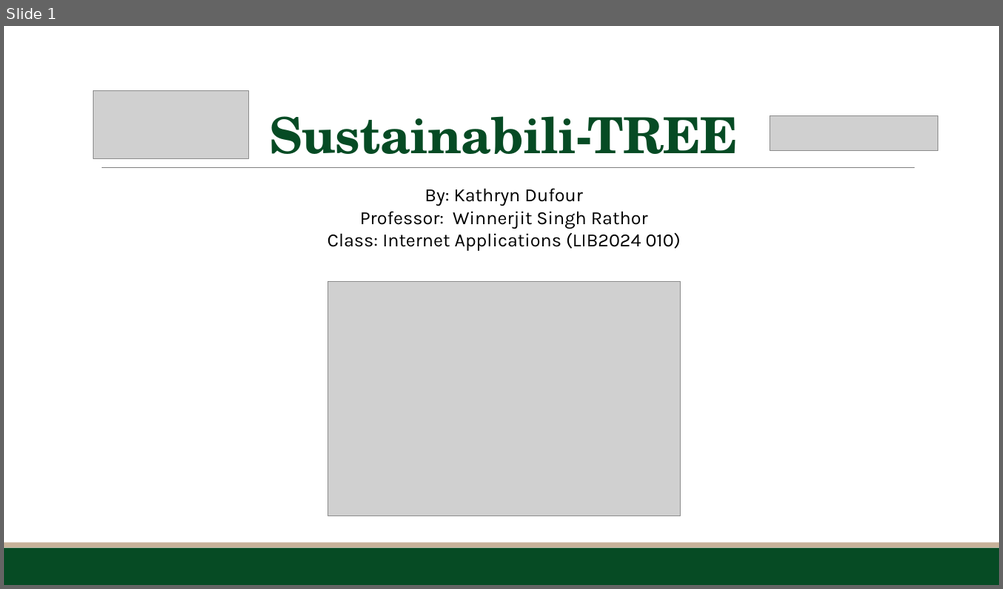
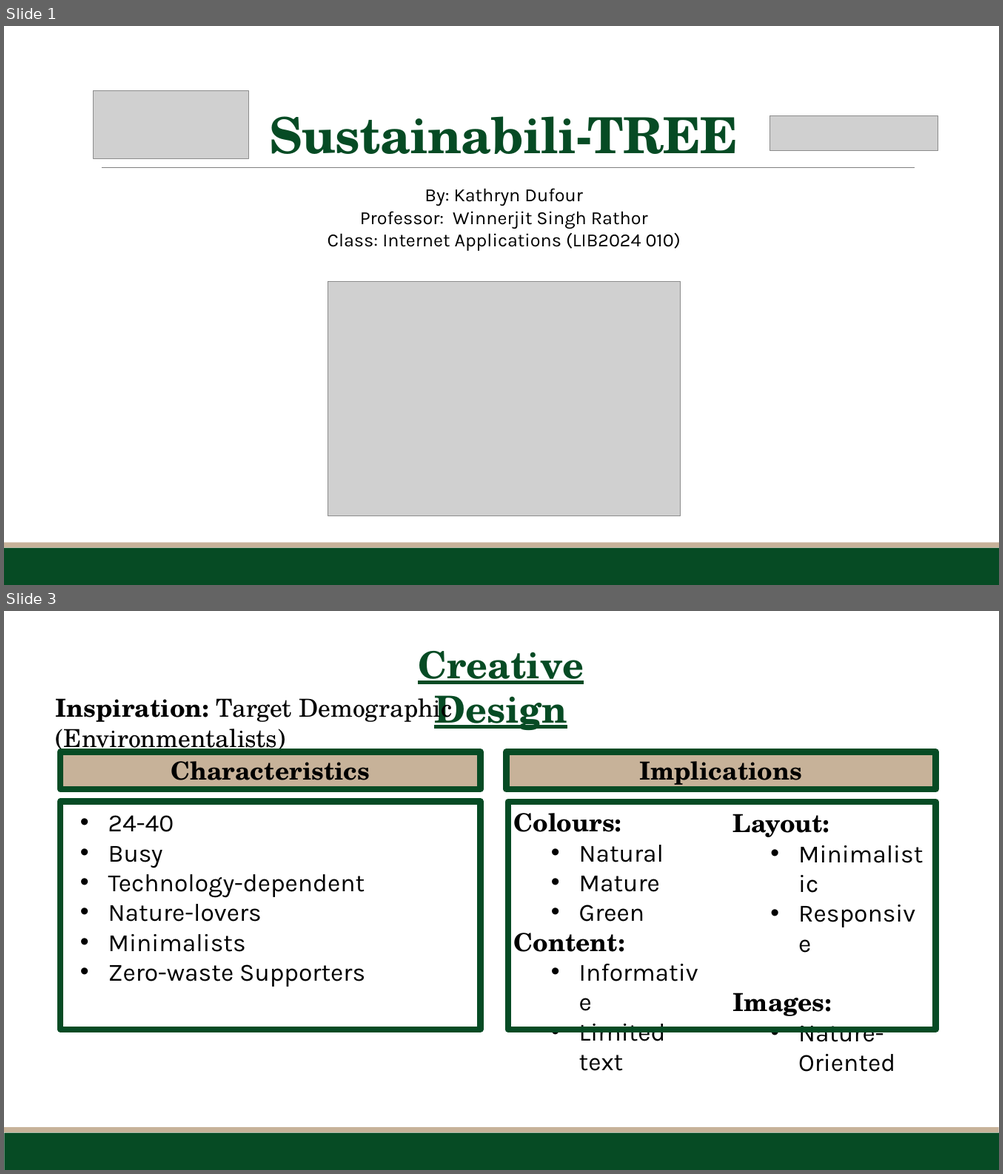
Before and after one commit to dufo0062/dufo0062.github.io, a slide deck: final/dufour_kathryn_final.pptx. Shown one above the other, each under a label of ours: slide 1 before the commit, slides 1 and 3 after it; the slides between them are not shown. The pictures are 1003x589 and 1003x1174 pixels, drawn with LibreOffice and Linux fonts; fonts in the diff are those of the drawing; grey boxes stand for pictures. Boxes give left, top, right and bottom in pixels: in the first picture for what was removed or moved away, otherwise in the second. Text is boxed around its words. In the diff, an @@ line names an element or a change of style, - is before the commit and + after.

```diff
--- a/final/dufour_kathryn_final.pptx
+++ b/final/dufour_kathryn_final.pptx
@@ slide 3 added at (4,611,999,1170), background #FFFFFF; not listed: 2 template elements that a slide beside it also shows @@
@@ text added at (418,651,583,731), 36 pt, text #064B24, bold, underline @@
+Creative Design
@@ text added at (56,695,452,755), 24 pt, text #000000 @@
+Inspiration: Target Demographic (Environmentalists)
@@ rectangle added at (61,752,481,789), fill #C7B299, outline #064B24 6 pt, 24 pt, text #000000, bold @@
+Characteristics
@@ rectangle added at (506,752,935,789), fill #C7B299, outline #064B24 6 pt, 24 pt, text #000000, bold @@
+Implications
@@ rectangle added at (61,801,481,1030), outline #064B24 6 pt @@
@@ rectangle added at (508,802,935,1030), outline #064B24 6 pt @@
@@ text added at (108,815,365,987), 24 pt, text #000000 @@
+• 24-40
+• Busy
+• Technology-dependent
+• Nature-lovers
+• Minimalists
+• Zero-waste Supporters
@@ text added at (513,813,666,1071), 24 pt, text #000000 @@
+Colours:
+  • Natural
+  • Mature
+  • Green
+Content:
+  • Informative
+  • Limited text
@@ text added at (733,814,895,1072), 24 pt, text #000000 @@
+Layout:
+  • Minimalistic
+  • Responsive
+Images:
+  • Nature-Oriented
```
Also in this commit, not shown: 1 slide changed, 13 other slides added, 1 slide removed, 8 other files.
